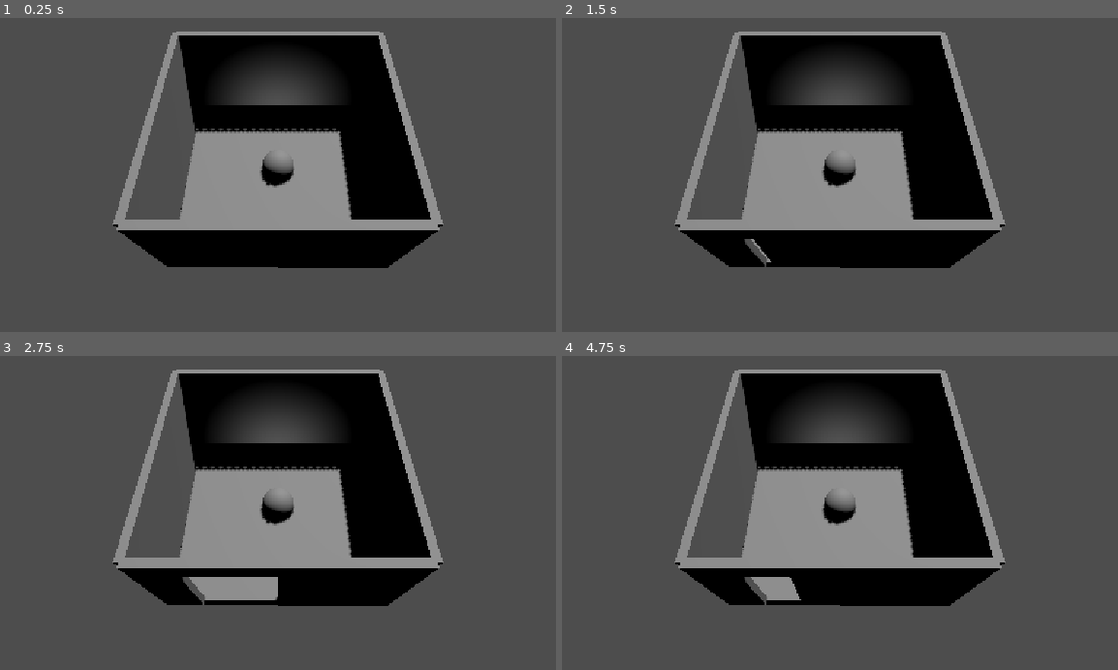
Above: before the commit, frames 1-4 (two rows, left to right).
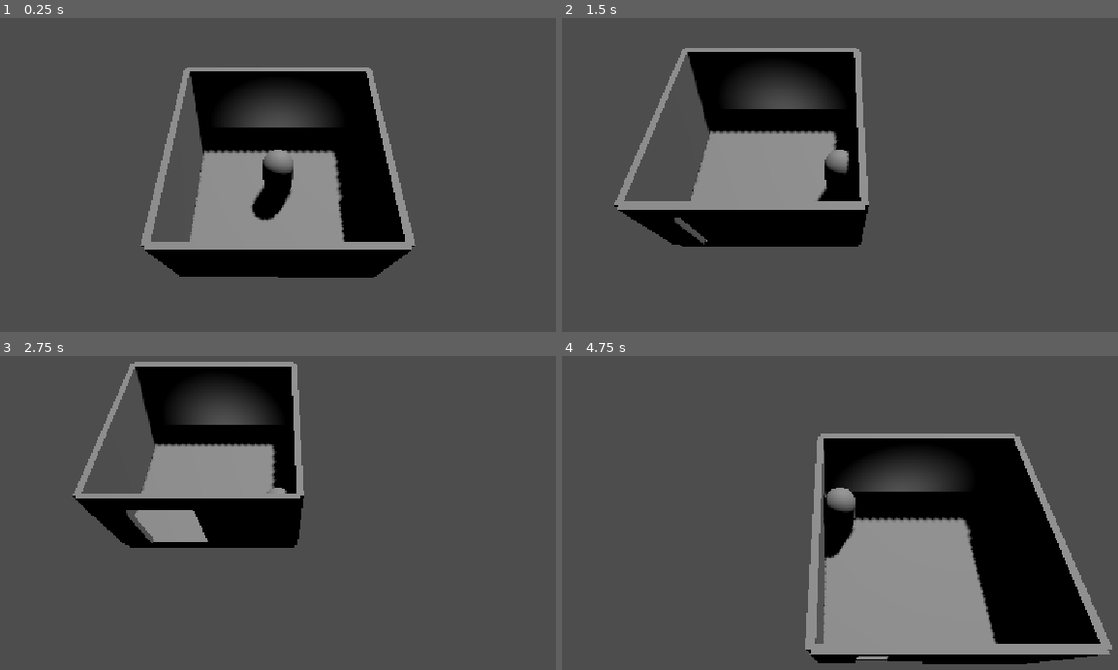
Above: after the commit, the same moments.

Repository: isolatedspace/hero-cell
Game: Godot game, scene res://hero_cell.tscn
Two runs of this game, one before a commit and one after it. Both use one fixed random seed, a clock stepped at 60 frames per second and the inputs below. The project has no main scene, so this scene is started directly.
Inputs:
- Up to frame 1 (0.25 s): no input
- Up to frame 2 (1.5 s): tap Enter (ui_accept) at 0.5, 0.77 s; hold D (move_right, bound only after the commit) 0.53-1.28 s; hold S (move_down, bound only after the commit) from 1.28 s (still down)
- Up to frame 3 (2.75 s): tap Enter (ui_accept) at 1.52 s; release S (move_down, bound only after the commit) at 2.03 s; hold D (move_right, bound only after the commit) from 2.03 s (still down)
- Up to frame 4 (4.75 s): tap Enter (ui_accept) at 2.75, 3.02, 3.77, 4.52 s; release D (move_right, bound only after the commit) at 2.78 s; hold W (move_up, bound only after the commit) 2.78-3.53 s; hold A (move_left, bound only after the commit) from 3.53 s (still down)

The runs differ from the first frame. In frame 1, 21% of the frame differs, in the area x 20-80%, y 4-83%; in frame 2, 30%; in frame 3, 35%; in frame 4, 42%, in the area x 20-99%, y 4-99%.

Commit message:
Implement 3D WASD movement script and input mapping

Diff:
--- /dev/null
+++ b/hero.gd
@@ -0,0 +1,27 @@
+extends CharacterBody3D
+
+@export var speed: float = 5.0
+var gravity: float = ProjectSettings.get_setting("physics/3d/default_gravity")
+
+func _physics_process(delta: float) -> void:
+    # 1. Apply gravity to keep the character anchored to the floor
+    if not is_on_floor():
+        velocity.y -= gravity * delta
+
+    # 2. Get the directional input from your mapped WASD keys
+    var input_dir := Input.get_vector("move_left", "move_right", "move_up", "move_down")
+
+    # 3. Translate that 2D input into 3D space (moving on the X and Z axes)
+    var direction := Vector3(input_dir.x, 0, input_dir.y).normalized()
+
+    # 4. Apply speed to the movement direction
+    if direction:
+        velocity.x = direction.x * speed
+        velocity.z = direction.z * speed
+    else:
+        # Stop instantly when keys are released to maintain precise control
+        velocity.x = move_toward(velocity.x, 0, speed)
+        velocity.z = move_toward(velocity.z, 0, speed)
+
+    # 5. Execute the movement and handle any collisions
+    move_and_slide()
--- a/hero_cell.tscn
+++ b/hero_cell.tscn
@@ -1,6 +1,7 @@
 [gd_scene format=3 uid="uid://hdle6s5waqdq"]
 
 [ext_resource type="Script" uid="uid://cxwau8bi57mro" path="res://sliding_door.gd" id="1_dbeke"]
+[ext_resource type="Script" uid="uid://cnbkormyepmvw" path="res://hero.gd" id="2_1pdgf"]
 
 [sub_resource type="BoxMesh" id="BoxMesh_1beno"]
 size = Vector3(6, 0.5, 6)
@@ -129,6 +130,7 @@
 shape = SubResource("BoxShape3D_kl5xk")
 
 [node name="Hero" type="CharacterBody3D" parent="." unique_id=939318034]
+script = ExtResource("2_1pdgf")
 
 [node name="CollisionShape3D" type="CollisionShape3D" parent="Hero" unique_id=1567671349]
 shape = SubResource("CapsuleShape3D_1beno")
--- a/project.godot
+++ b/project.godot
@@ -23,6 +23,29 @@
 
 project/assembly_name="fortress"
 
+[input]
+
+move_up={
+"deadzone": 0.2,
+"events": [Object(InputEventKey,"resource_local_to_scene":false,"resource_name":"","device":-1,"window_id":0,"alt_pressed":false,"shift_pressed":false,"ctrl_pressed":false,"meta_pressed":false,"pressed":false,"keycode":0,"physical_keycode":87,"key_label":0,"unicode":119,"location":0,"echo":false,"script":null)
+]
+}
+move_down={
+"deadzone": 0.2,
+"events": [Object(InputEventKey,"resource_local_to_scene":false,"resource_name":"","device":-1,"window_id":0,"alt_pressed":false,"shift_pressed":false,"ctrl_pressed":false,"meta_pressed":false,"pressed":false,"keycode":0,"physical_keycode":83,"key_label":0,"unicode":115,"location":0,"echo":false,"script":null)
+]
+}
+move_left={
+"deadzone": 0.2,
+"events": [Object(InputEventKey,"resource_local_to_scene":false,"resource_name":"","device":-1,"window_id":0,"alt_pressed":false,"shift_pressed":false,"ctrl_pressed":false,"meta_pressed":false,"pressed":false,"keycode":0,"physical_keycode":65,"key_label":0,"unicode":97,"location":0,"echo":false,"script":null)
+]
+}
+move_right={
+"deadzone": 0.2,
+"events": [Object(InputEventKey,"resource_local_to_scene":false,"resource_name":"","device":-1,"window_id":0,"alt_pressed":false,"shift_pressed":false,"ctrl_pressed":false,"meta_pressed":false,"pressed":false,"keycode":0,"physical_keycode":68,"key_label":0,"unicode":100,"location":0,"echo":false,"script":null)
+]
+}
+
 [physics]
 
 3d/physics_engine="Jolt Physics"
Not shown, added: hero.gd.uid
